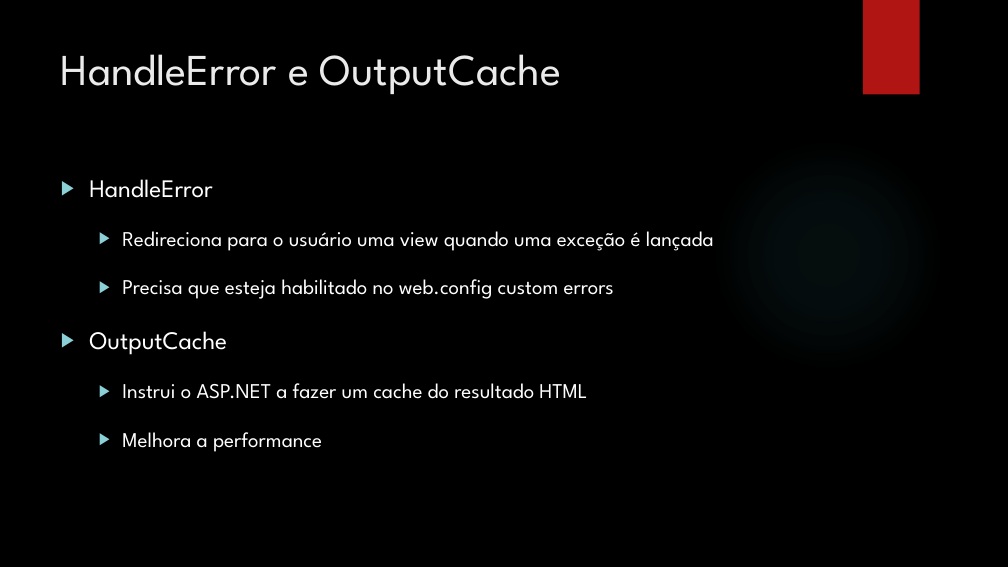
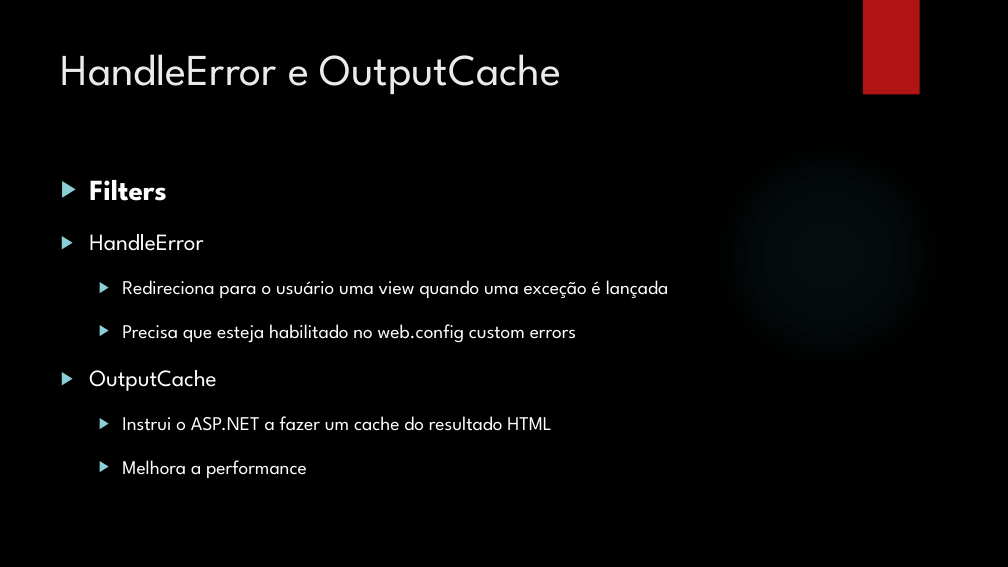
Before and after one commit to leolana/AspnetMvcLab, a slide deck: slide 39 of Presentation/AspNetMvc.pptx. Drawn at 1008x567 pixels with LibreOffice and Linux fonts; fonts in the diff are those of the drawing; background and template pictures are left out. Boxes give left, top, right and bottom in pixels: in the first picture for what was removed or moved away, otherwise in the second. Text is boxed around its words. In the diff, an @@ line names an element or a change of style, - is before the commit and + after.

```diff
--- a/Presentation/AspNetMvc.pptx
+++ b/Presentation/AspNetMvc.pptx
@@ text at (x1=89, y1=180, x2=167, y2=201): paragraph added @@
+▶ Filters
@@ text at (x1=89, y1=234, x2=669, y2=478): size 24 to 22.2 pt in "HandleError", "OutputCache"; size 20 to 18.5 pt in "Redireciona para o usuário uma view quando ...", "Precisa que esteja habilitado no web.config custom ...", "Instrui o ASP.NET a fazer um cache ...", "Melhora a performance"; line spacing 1.5 to 1.4 @@
```
Also in this commit, not shown: 2 other slides changed, 1 slide added, 1 slide removed, 5 other files.
